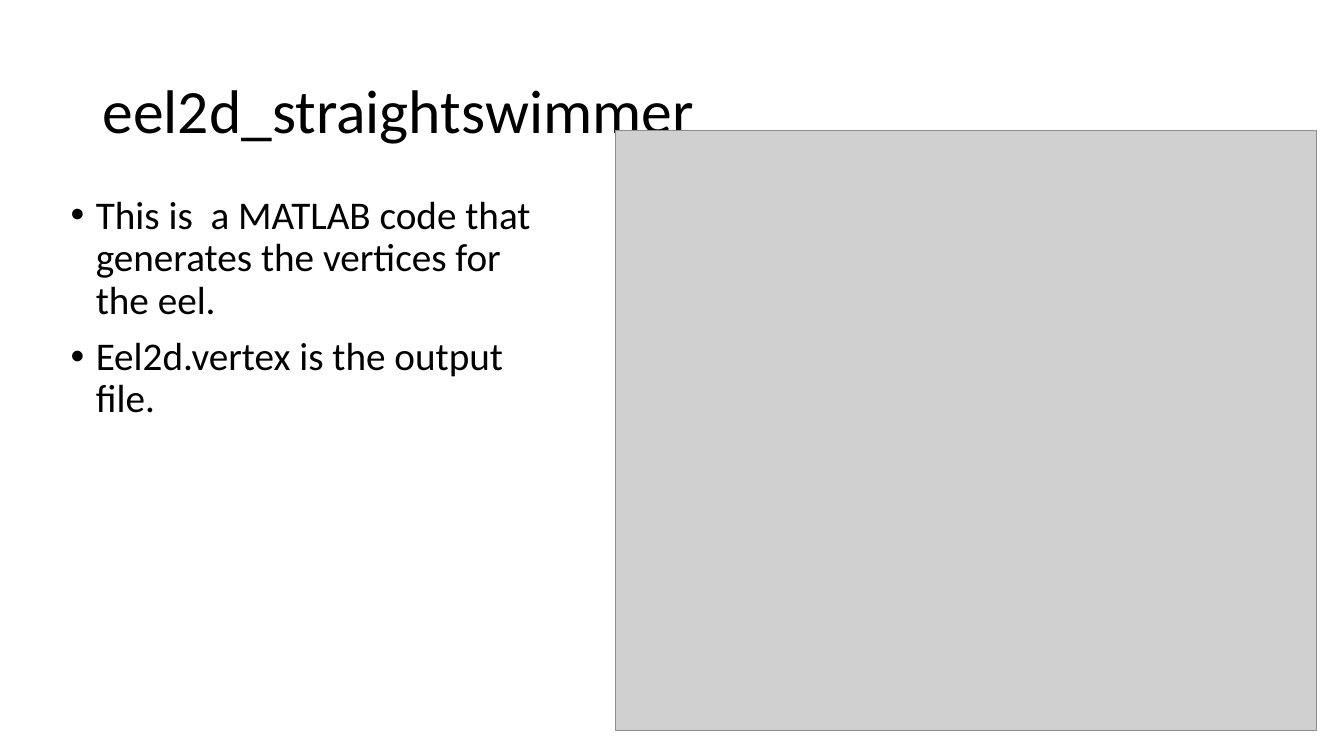
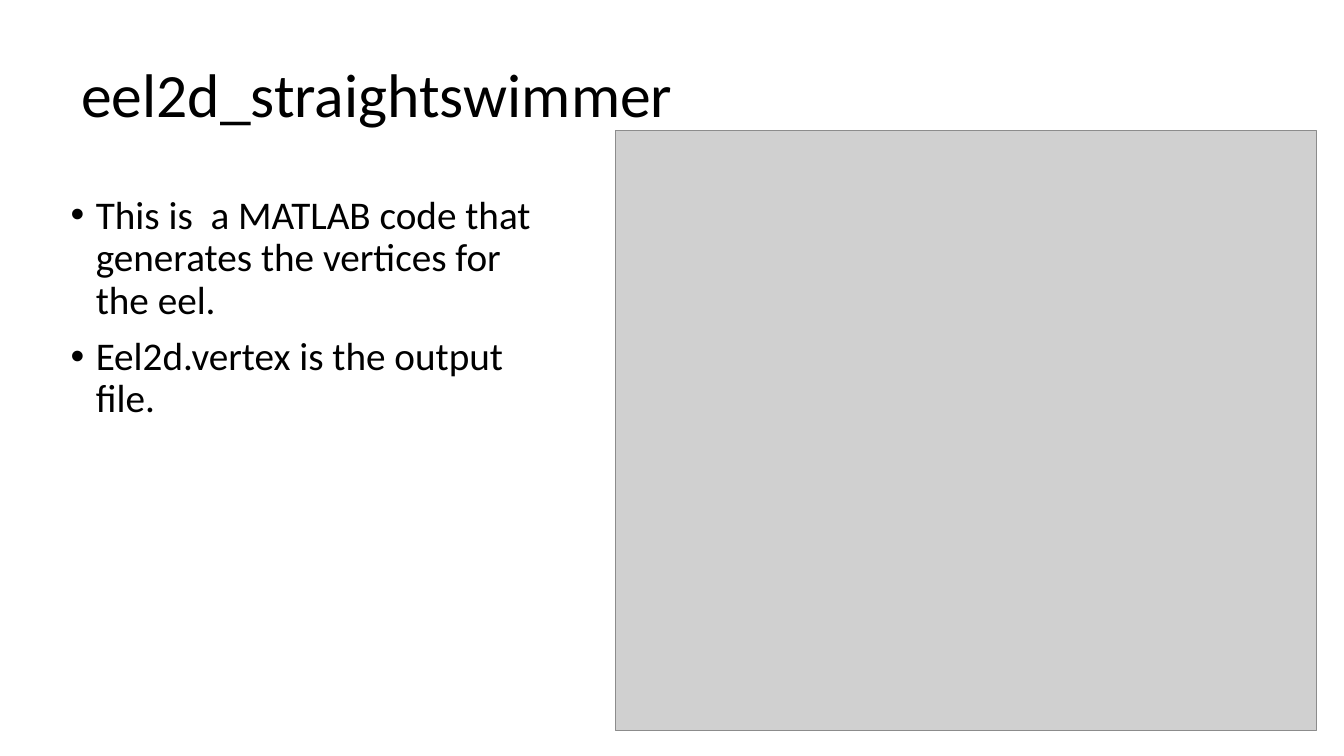
Before and after one commit to fairyflies9/IBAMR-Tutorials, a slide deck: slide 20 of IBAMR Lectures/Lecture 7 - Looking at ConstraintIB examples.pptx. Drawn at 1344x756 pixels with LibreOffice and Linux fonts; fonts in the diff are those of the drawing; grey boxes stand for pictures. Boxes give left, top, right and bottom in pixels: in the first picture for what was removed or moved away, otherwise in the second. Text is boxed around its words. In the diff, an @@ line names an element or a change of style, - is before the commit and + after.

```diff
--- a/IBAMR Lectures/Lecture 7 - Looking at ConstraintIB examples.pptx
+++ b/IBAMR Lectures/Lecture 7 - Looking at ConstraintIB examples.pptx
@@ title "eel2d_straightswimmer": place and size @@
-title "eel2d_straightswimmer" at [102, 90, 693, 148]
+title "eel2d_straightswimmer" at [81, 74, 672, 132]
```
Also in this commit, not shown: 5 other slides changed.
